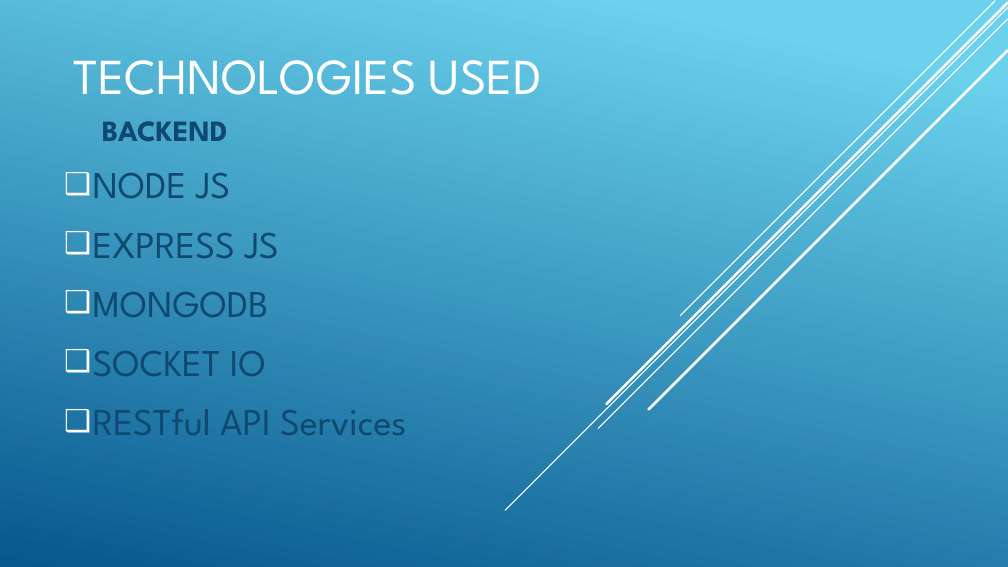
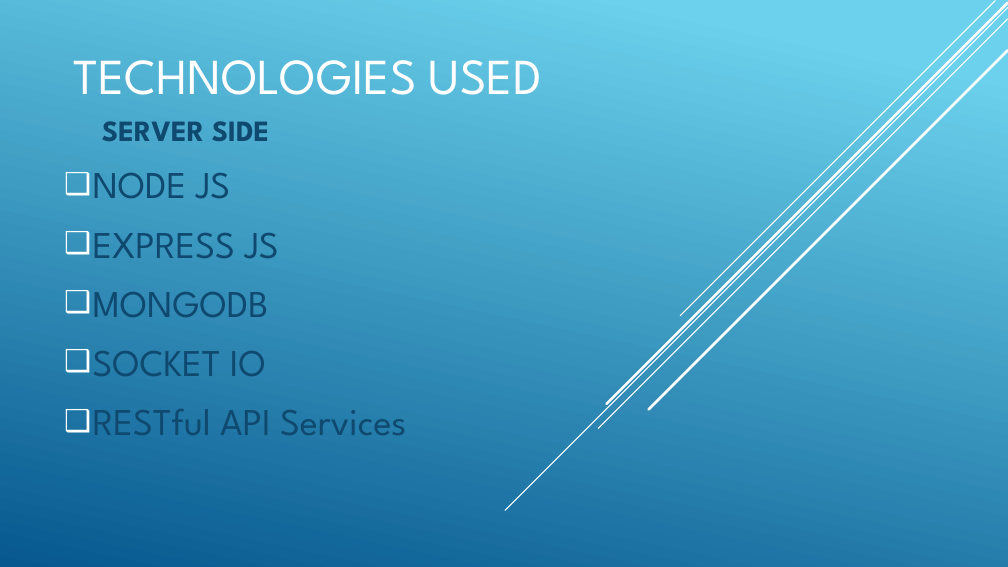
Before and after one commit to microworlds/simple-pro, a slide deck: slide 11 of pro-pre.pptx (slide 15 before the commit). Drawn at 1008x567 pixels with LibreOffice and Linux fonts; fonts in the diff are those of the drawing. Boxes give left, top, right and bottom in pixels: in the first picture for what was removed or moved away, otherwise in the second. Text is boxed around its words. In the diff, an @@ line names an element or a change of style, - is before the commit and + after.

```diff
--- a/pro-pre.pptx
+++ b/pro-pre.pptx
@@ subtitle at [102,121,270,141]: text changed @@
-BACKEND
+SERVER SIDE
```
Also in this commit, not shown: 8 other slides changed, 1 slide added, 5 slides removed, 22 other files.
